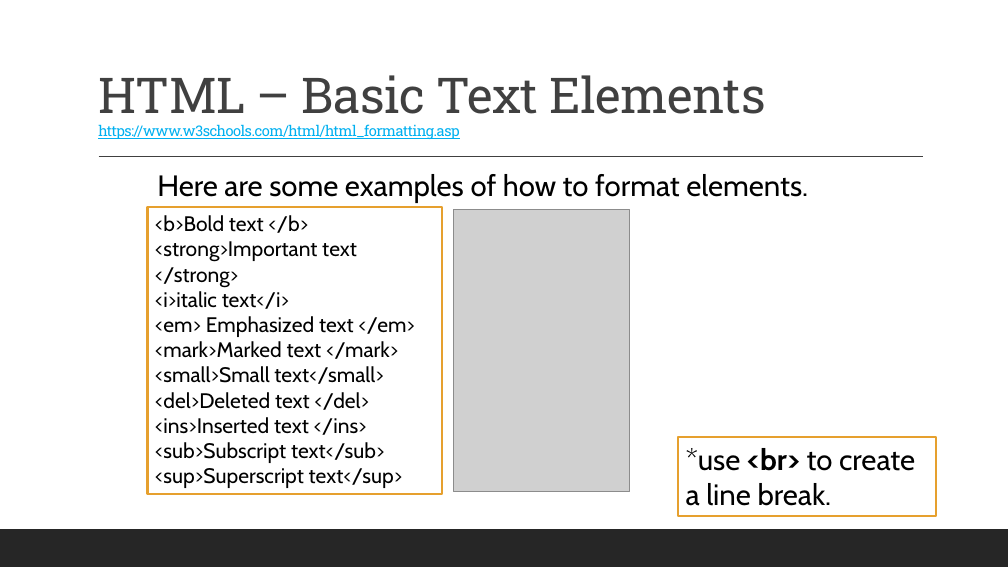
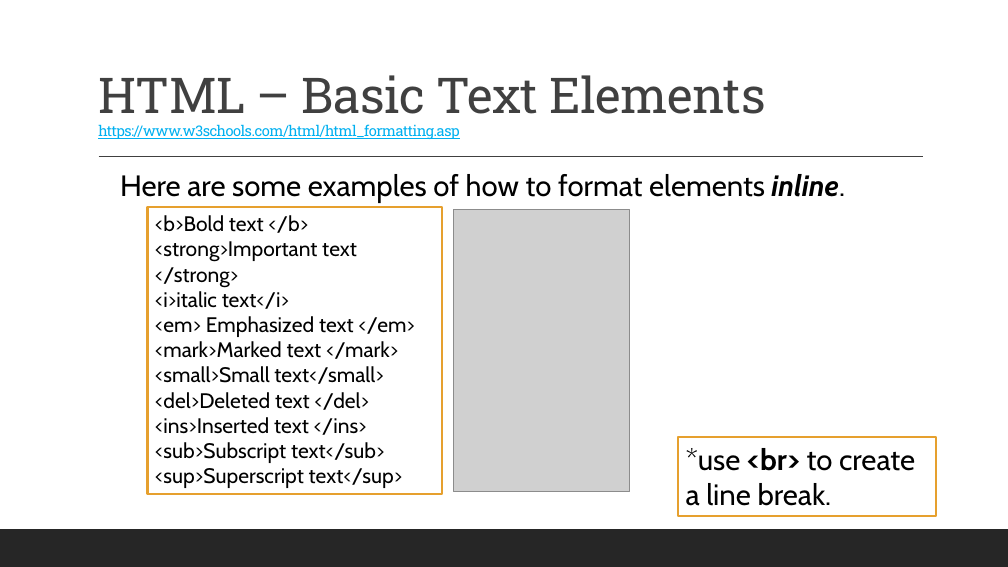
Before and after one commit to 2002-feb24-net/trainer-code, a slide deck: slide 9 of REPO_MarksCodeAndPPTs/DotNetPPTs/dotnetWeek3Ppts/D12_.NET_HTMLFundamentals.pptx. Drawn at 1008x567 pixels with LibreOffice and Linux fonts; fonts in the diff are those of the drawing; grey boxes stand for pictures. Boxes give left, top, right and bottom in pixels: in the first picture for what was removed or moved away, otherwise in the second. Text is boxed around its words. In the diff, an @@ line names an element or a change of style, - is before the commit and + after.

Commit message:
adds HTMLK Fundamentals and MVC Basics

```diff
--- a/REPO_MarksCodeAndPPTs/DotNetPPTs/dotnetWeek3Ppts/D12_.NET_HTMLFundamentals.pptx
+++ b/REPO_MarksCodeAndPPTs/DotNetPPTs/dotnetWeek3Ppts/D12_.NET_HTMLFundamentals.pptx
@@ text at box(120, 174, 845, 203): text changed @@
-Here are some examples of how to format elements.
+Here are some examples of how to format elements inline.
```
Also in this commit, not shown: 7 other slides changed, 1 slide added, 3 other files.
